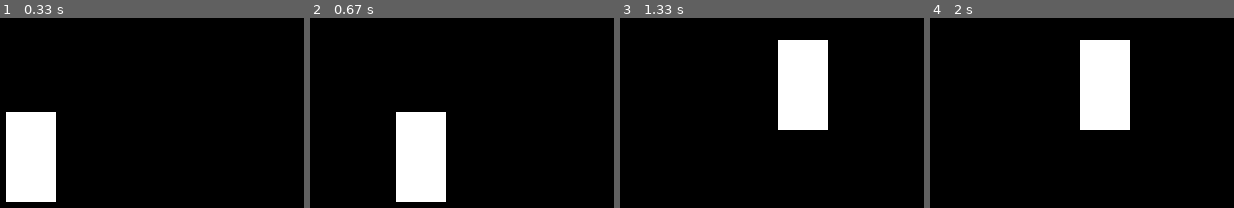
Above: before the commit, frames 1-4 (left to right).
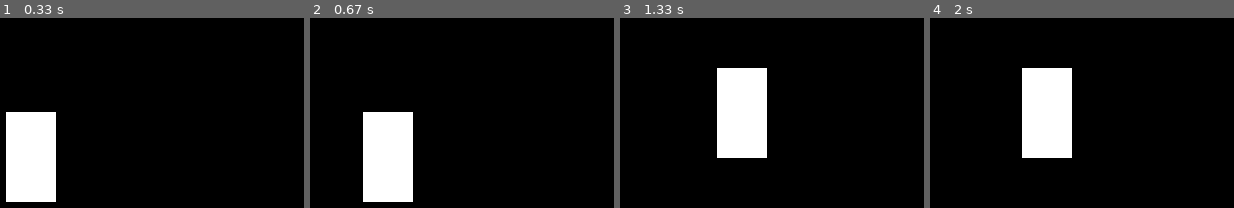
Above: after the commit, the same moments.

Repository: ArxIIdoL/Pygame_Project_Yandex_Luceum
Game: pygame game, started from main.py
Two runs of this game, one before a commit and one after it. Both use one fixed random seed, a clock stepped at 60 frames per second and the inputs below.
Inputs:
- Up to frame 1 (0.33 s): no input
- Up to frame 2 (0.67 s): hold D from 0.33 s (still down)
- Up to frame 3 (1.33 s): release D at 0.8 s; hold W 0.83-1.13 s; hold D from 1.17 s (still down)
- Up to frame 4 (2 s): release D at 1.63 s; hold A from 1.67 s (still down)

Frame 1 is identical in both runs. In frame 2, 10% of the frame differs, in the area x 17-45%, y 49-97%; in frame 3, 16%, in the area x 31-69%, y 11-74%; in frame 4, 16%.

Commit message:
Фёдор Попытка реализации плавности движения корабля 2

Diff:
--- a/main.py
+++ b/main.py
@@ -26,7 +26,7 @@
                 running = False
 
         keys = pygame.key.get_pressed()
-        speed = 2  # Уменьшенная скорость
+        speed = 1.2  # Уменьшенная скорость
         if keys[pygame.K_a]:
             ship.move(-speed, 0)
         if keys[pygame.K_d]:
